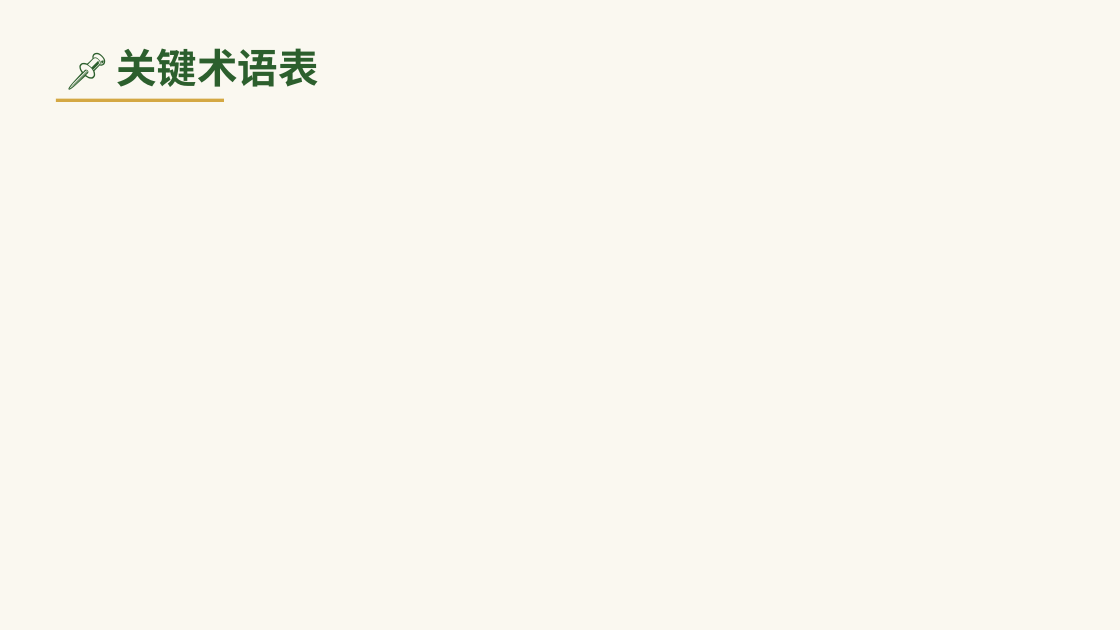
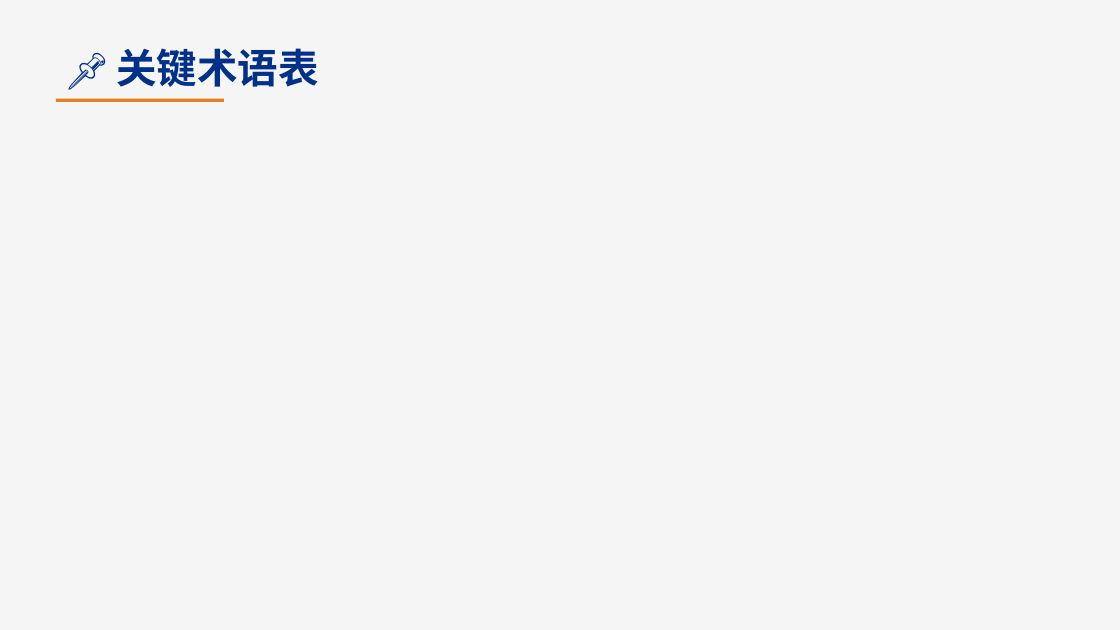
Before and after one commit to lijianguoa/genetics-learning-100-days, a slide deck: slide 10 of ppt/2026-05-13_genetics_day004.pptx. Drawn at 1120x630 pixels with LibreOffice and Linux fonts; fonts in the diff are those of the drawing. Boxes give left, top, right and bottom in pixels: in the first picture for what was removed or moved away, otherwise in the second. Text is boxed around its words. In the diff, an @@ line names an element or a change of style, - is before the commit and + after.

Commit message:
Regenerate Day4 PPT (Deep Blue Academic style)

```diff
--- a/ppt/2026-05-13_genetics_day004.pptx
+++ b/ppt/2026-05-13_genetics_day004.pptx
@@ background #FAF8F0 to #F5F5F5 @@
@@ text "📌 关键术语表" at [116, 48, 318, 87]: text colour #2C5F2D to #003087 @@
@@ rectangle at [56, 99, 224, 102]: fill #D4A843 to #E67E22 @@
```
Also in this commit, not shown: 11 other slides changed.
